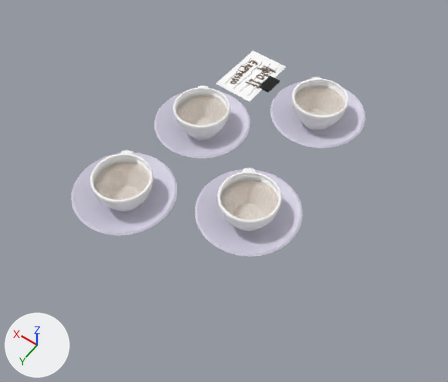
An edit to the FBX model Assets/Models/Bandeja.fbx, drawn before and after from the same camera.
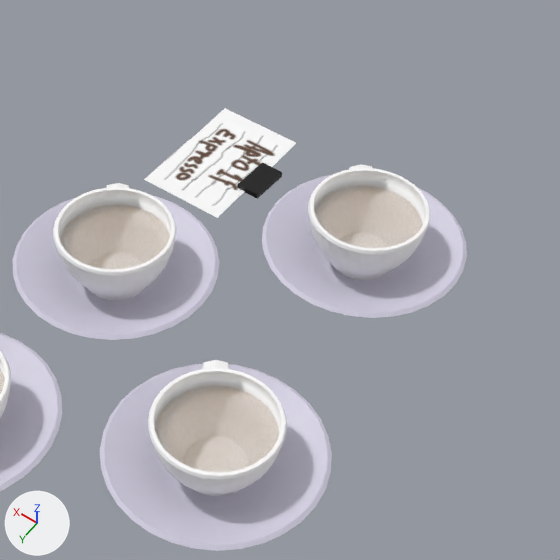
There are two pictures of each version: one whole from a 50 mm camera at (-0.322, 0.48, 0.661) aimed at (-0.012, 0.046, -0.021), one close up on the part from 33% to 91% of the width and 0% to 68% of the height. The axes (+X, +Y, +Z) are drawn at lower left. The lights are the same throughout.

Names of what the first close-up shows: 'Plano', 'Taza', 'Taza.001', 'Taza.002', 'Taza.003'.
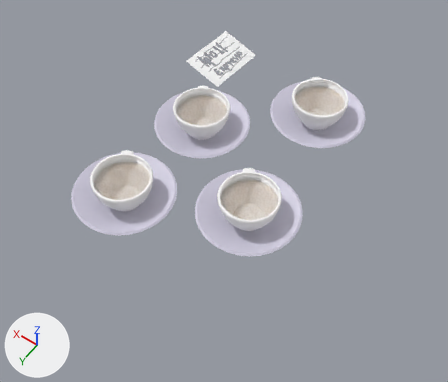
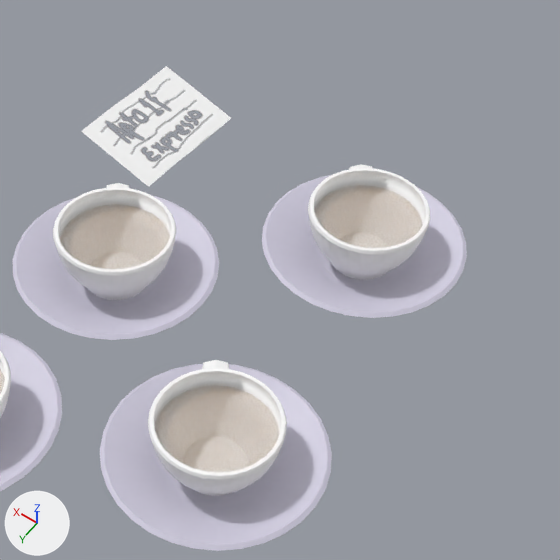
Pixel boxes (x1, y1, x2, y2) of what changed, in the close-ups (560 x 560 px):
'Plano', surface changed, moved, turned: before (144, 108, 296, 218); after (81, 66, 231, 187)

Edits to the bpy script that builds the scene:
```text
Change mat_material_001:
    add n3 = _N.new('ShaderNodeTexImage'); n3.name = 'Image Texture.001'
    add n3.image = img_colorsmap_png
    where n0 = _N.new('ShaderNodeBsdfPrincipled'); n0.name = 'Principled BSDF'
    add _L.new(n3.outputs[0], n0.inputs[4])  # 'Color' to 'Alpha'
Change ob_plano:
    ob_plano.location: (0.0895, -0.1445, 0.0) -> (0.1242, -0.163, 0.0053)
    ob_plano.rotation_euler: (0.0, 0.0, 0.0) -> (-0.0146, 0.276, 3.119)  # degrees (0, 0, 0) -> degrees (-0.8, 16, 179)
```
